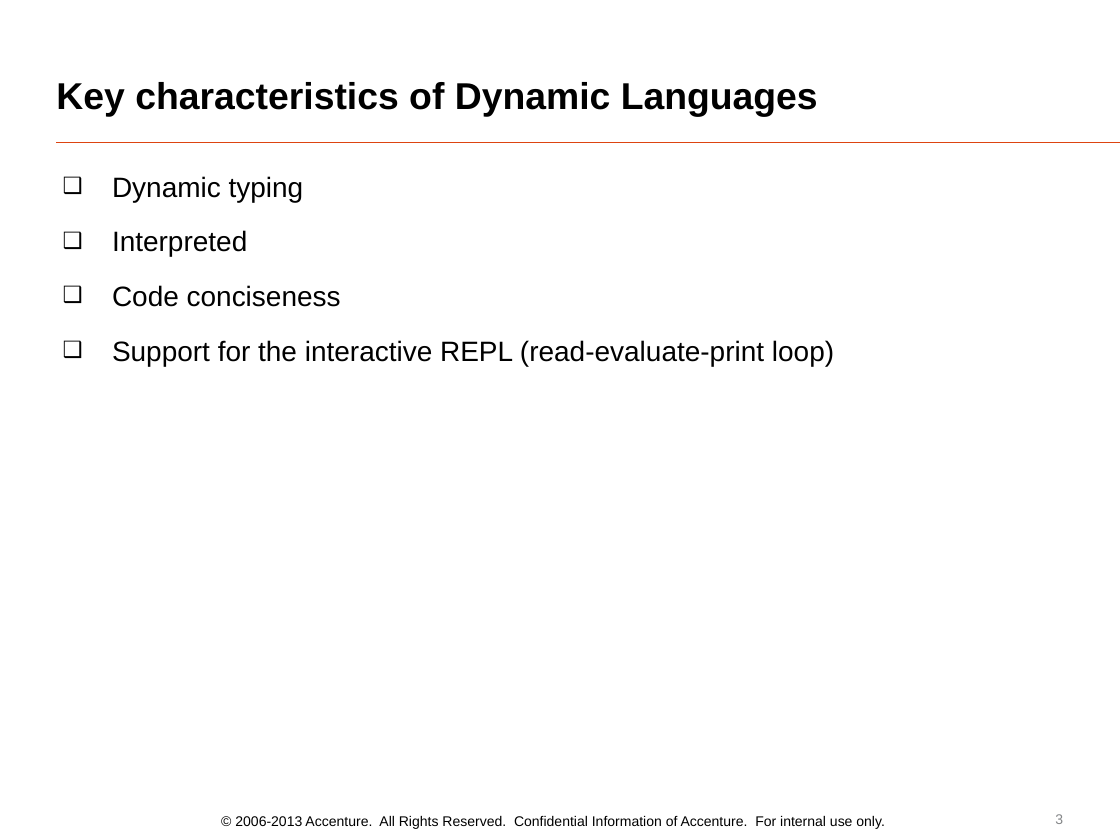
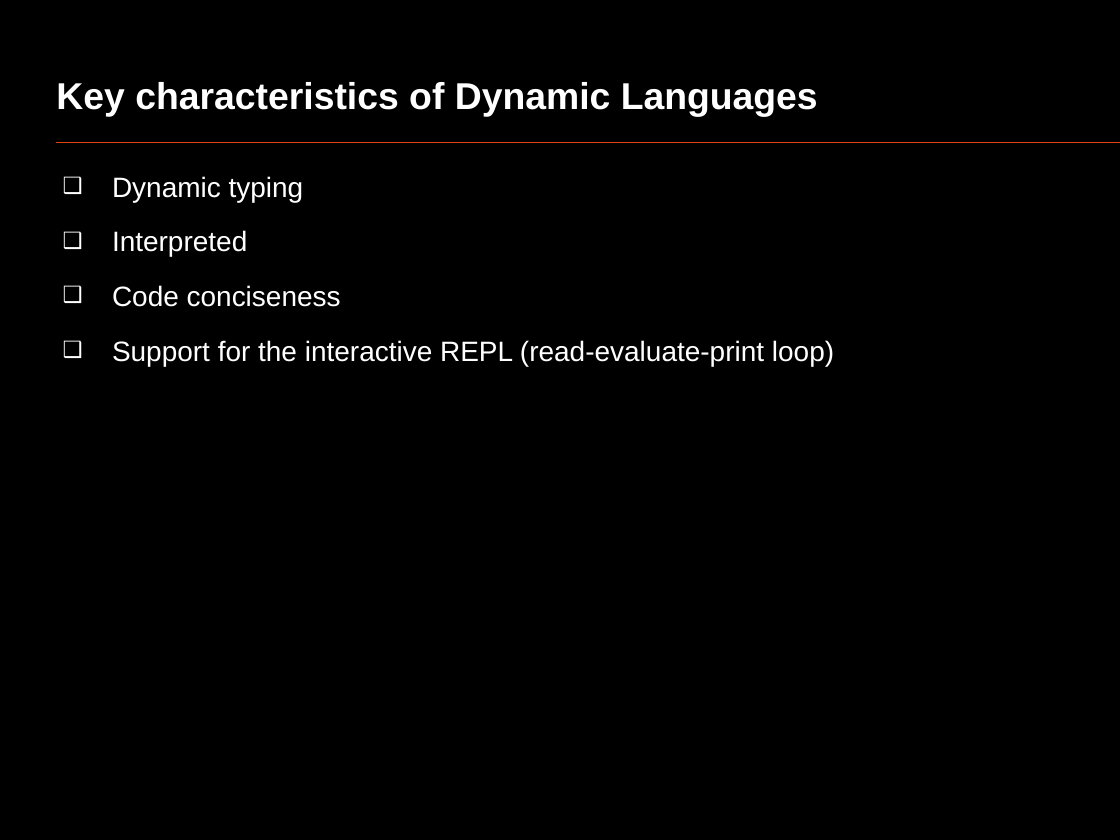
Before and after one commit to oscarrenalias/openslava-2013, a slide deck: slide 3 of Dynamic languages/Java Slava 2013 - Dynamic languages PoV.pptx. Drawn at 1120x840 pixels with LibreOffice and Linux fonts; fonts in the diff are those of the drawing. Boxes give left, top, right and bottom in pixels: in the first picture for what was removed or moved away, otherwise in the second. Text is boxed around its words. In the diff, an @@ line names an element or a change of style, - is before the commit and + after.

```diff
--- a/Dynamic languages/Java Slava 2013 - Dynamic languages PoV.pptx
+++ b/Dynamic languages/Java Slava 2013 - Dynamic languages PoV.pptx
@@ background #FFFFFF to #000000 @@
@@ title "Key characteristics of Dynamic Languages" at (56,82,818,117): text colour #000000 to #FFFFFF @@
@@ text "Dynamic typing" at (112,176,834,366): text colour #000000 to #FFFFFF; bullet colour #000000 to #FFFFFF @@
@@ text removed at (235,816,885,829) @@
-© 2006-2013 Accenture. All Rights Reserved. Confidential Information of Accenture. For internal use only.
@@ page number removed at (1055,814,1063,824) @@
-3
```
Also in this commit, not shown: 6 other slides changed, 24 slides added, 1 slide removed.
